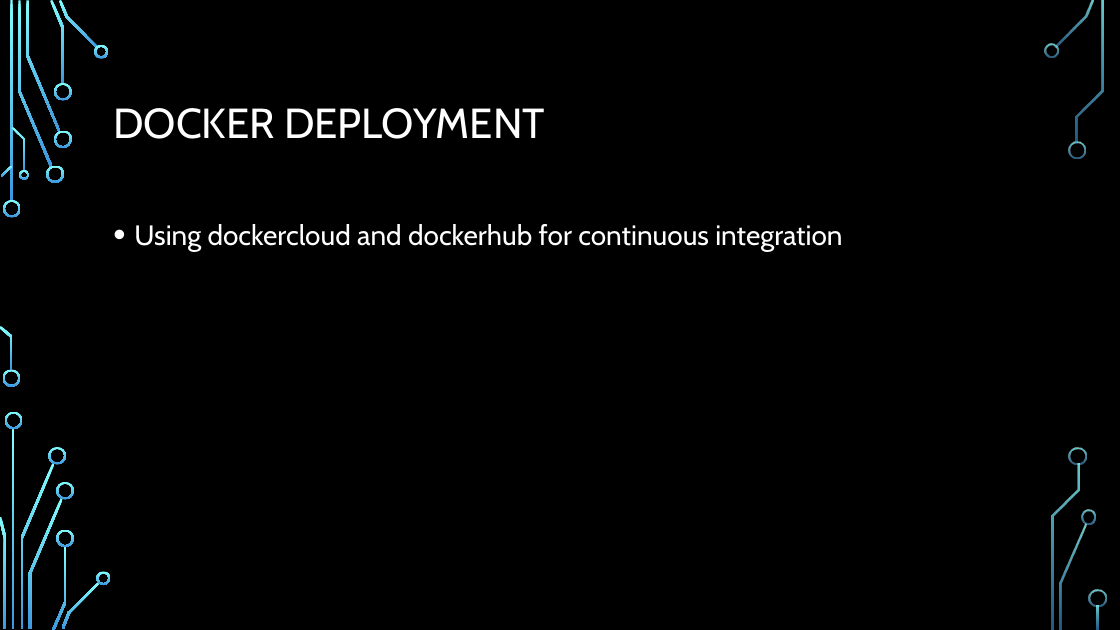
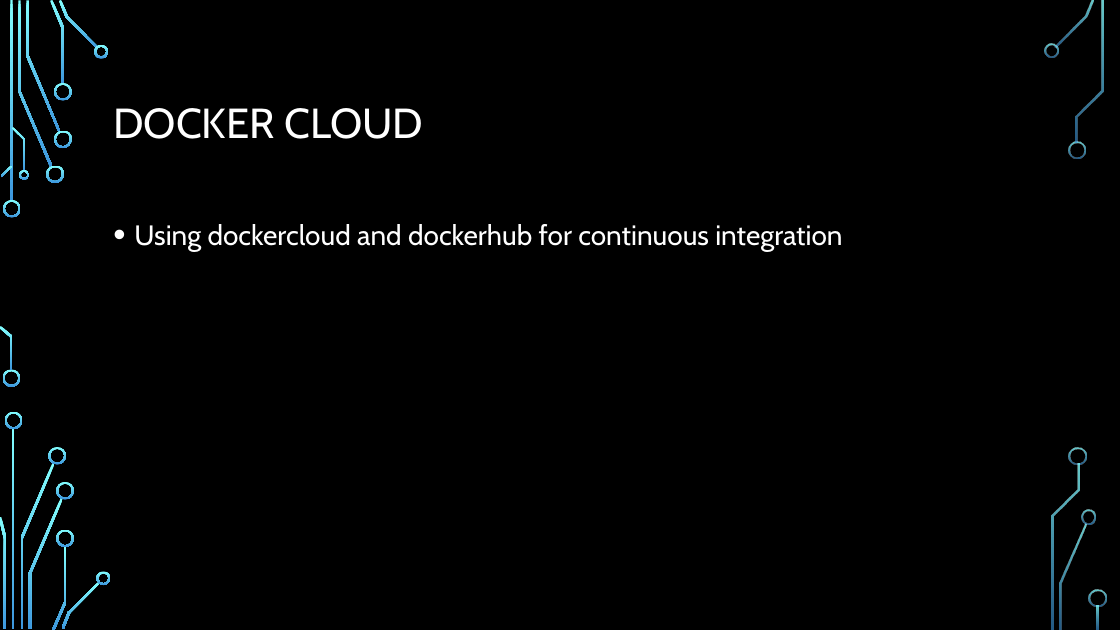
Before and after one commit to ksalihcavusoglu/nurddockertraining, a slide deck: slide 29 of DOCKER 101.pptx (slide 30 before the commit). Drawn at 1120x630 pixels with LibreOffice and Linux fonts; fonts in the diff are those of the drawing; background and template pictures are left out. Boxes give left, top, right and bottom in pixels: in the first picture for what was removed or moved away, otherwise in the second. Text is boxed around its words. In the diff, an @@ line names an element or a change of style, - is before the commit and + after.

```diff
--- a/DOCKER 101.pptx
+++ b/DOCKER 101.pptx
@@ title at (113, 108, 423, 139): text changed @@
-DOCKER DEPLOYMENT
+DOCKER CLOUD
```
Also in this commit, not shown: 1 other slide changed, 2 slides removed, 3 other files.
